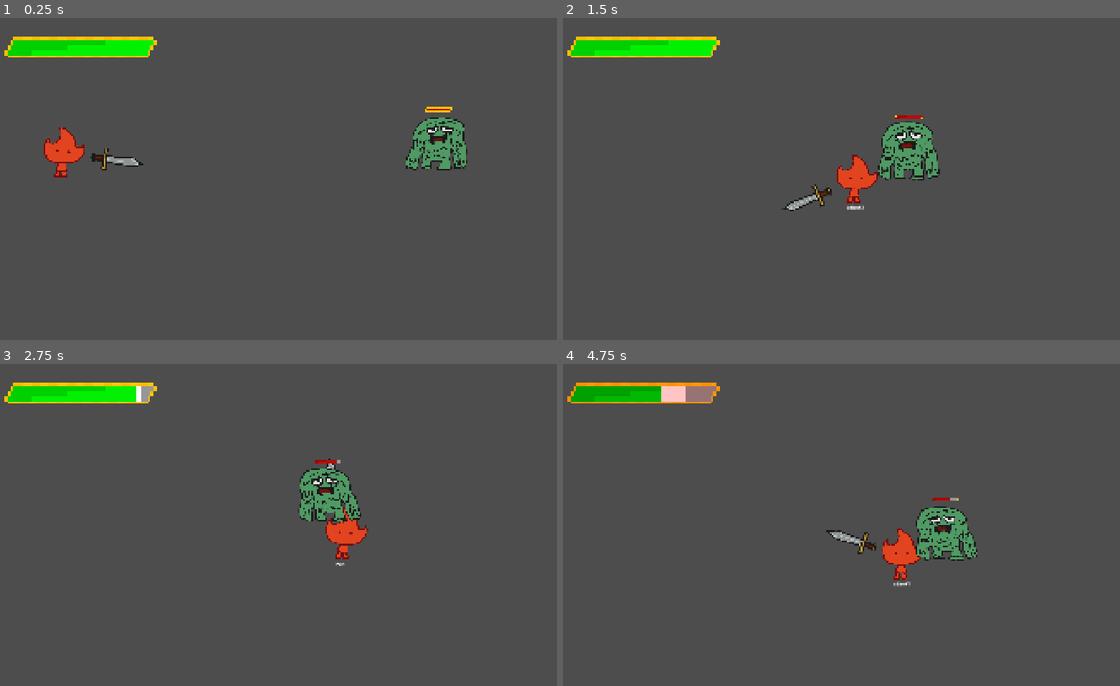
Above: before the commit, frames 1-4 (two rows, left to right).
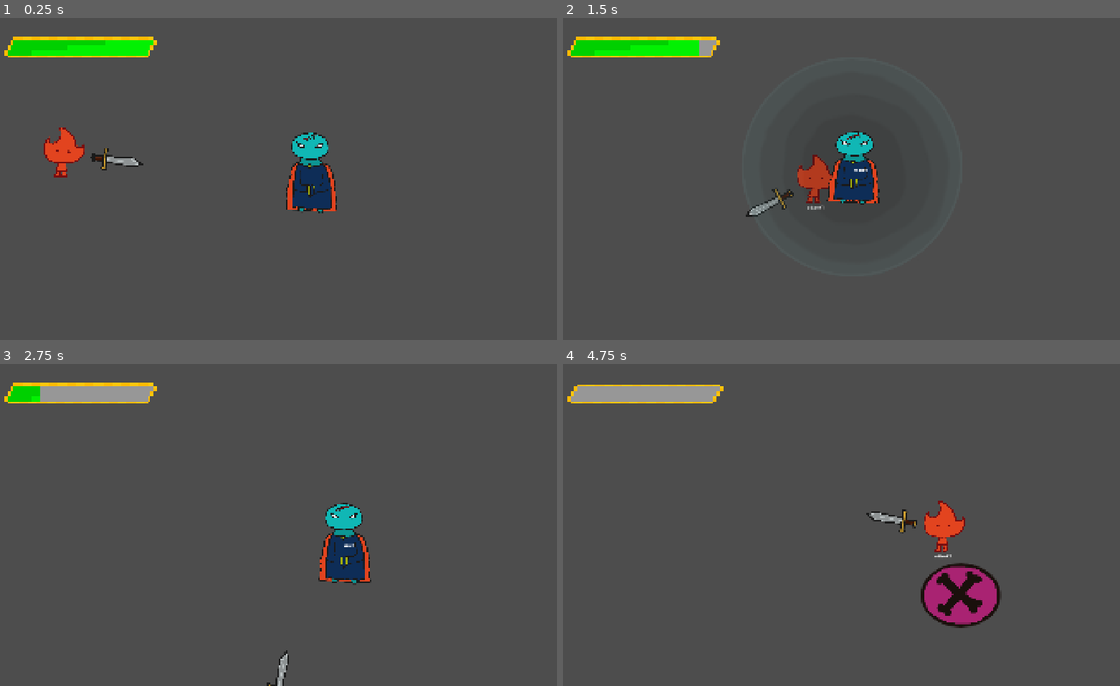
Above: after the commit, the same moments.

Repository: BendenizMustafaCengiz/Brackeys-Jam-2026.1
Game: Godot game, scene res://Scenes/mustafa_deneme.tscn
Same seed, same stepped clock (60 frames per second), same inputs: the game is played once before the commit and once after it. The project has no main scene, so this scene is started directly.
Inputs (mouse positions are in pixels of both pictures, inside the frame that each line leads up to):
- Up to frame 1 (0.25 s): no input
- Up to frame 2 (1.5 s): move the mouse to (958, 162) at 0.52 s; hold Right (right) 0.53-1.28 s; tap Shift (dash) at 0.6 s; move the mouse to (718, 195) at 1.27 s; hold S (down) from 1.28 s (still down); click (718, 195) at 1.35 s
- Up to frame 3 (2.75 s): move the mouse to (328, 454) at 2.02 s; release S (down) at 2.03 s; hold Right (right) from 2.03 s (still down); tap Shift (dash) at 2.1 s
- Up to frame 4 (4.75 s): move the mouse to (802, 589) at 2.77 s; release Right (right) at 2.78 s; hold W (up) 2.78-3.53 s; click (802, 589) at 2.85 s; move the mouse to (1003, 573) at 3.52 s; hold Left (left) from 3.53 s (still down); tap Shift (dash) at 3.6 s; move the mouse to (663, 476) at 4.27 s; click (663, 476) at 4.35 s

The runs differ from the first frame. In frame 1, 3.2% of the frame differs, in the area x 51-84%, y 27-61%; in frame 2, 4.3%; in frame 3, 4.2%; in frame 4, 6.6%, in the area x 0-79%, y 5-82%.

Commit message:
final tweaks to the boss

Diff:
--- a/Scenes/boss.tscn
+++ b/Scenes/boss.tscn
@@ -11,6 +11,7 @@
 [ext_resource type="Script" uid="uid://bg238evahr246" path="res://Scripts/States/boss_states/boss_ranged_2.gd" id="7_odcco"]
 [ext_resource type="Script" uid="uid://c0uh27ypu4lfc" path="res://Scripts/States/boss_states/retreat.gd" id="7_qtle2"]
 [ext_resource type="Script" uid="uid://bv76smgnrh1yl" path="res://Scripts/States/boss_states/boss_summon.gd" id="10_q76ad"]
+[ext_resource type="PackedScene" uid="uid://dip7l8ntmfd5f" path="res://Scenes/attack_area.tscn" id="12_lel8w"]
 
 [sub_resource type="RectangleShape2D" id="RectangleShape2D_ukjjc"]
 size = Vector2(149, 263)
@@ -156,7 +157,7 @@
 
 [sub_resource type="Animation" id="Animation_nuv35"]
 resource_name = "melee"
-length = 0.53333336
+length = 1.2
 tracks/0/type = "value"
 tracks/0/imported = false
 tracks/0/enabled = true
@@ -164,7 +165,7 @@
 tracks/0/interp = 1
 tracks/0/loop_wrap = true
 tracks/0/keys = {
-"times": PackedFloat32Array(0, 0.16666667, 0.5, 0.53333336),
+"times": PackedFloat32Array(0, 0.46666667, 0.96666664, 1.2),
 "transitions": PackedFloat32Array(1, 8.57417, 0.45062527, 1),
 "update": 0,
 "values": [Vector2(0.6, 0.6), Vector2(0.6, 0.54), Vector2(0.7, 0.75), Vector2(0.6, 0.6)]
@@ -176,7 +177,7 @@
 tracks/1/interp = 1
 tracks/1/loop_wrap = true
 tracks/1/keys = {
-"times": PackedFloat32Array(0, 0.033333335, 0.13333334, 0.16666667),
+"times": PackedFloat32Array(0, 0.1, 0.36666667, 0.46666667),
 "transitions": PackedFloat32Array(1, 1, 1, 1),
 "update": 0,
 "values": [0.0, -0.08726646, 0.08726646, 0.0]
@@ -188,7 +189,7 @@
 tracks/2/interp = 1
 tracks/2/loop_wrap = true
 tracks/2/keys = {
-"times": PackedFloat32Array(0, 0.53333336),
+"times": PackedFloat32Array(0, 1.2),
 "transitions": PackedFloat32Array(1, 1),
 "update": 1,
 "values": [true, false]
@@ -200,7 +201,7 @@
 tracks/3/interp = 1
 tracks/3/loop_wrap = true
 tracks/3/keys = {
-"times": PackedFloat32Array(0, 0.16666667, 0.5, 0.53333336),
+"times": PackedFloat32Array(0, 0.36666667, 0.96666664, 1.2),
 "transitions": PackedFloat32Array(1, 1.035265, 1, 1),
 "update": 0,
 "values": [Color(1, 1, 1, 0), Color(1, 1, 1, 0), Color(0.2, 1, 1, 0.6627451), Color(1, 1, 1, 0.19607843)]
@@ -340,9 +341,13 @@
 [sub_resource type="CircleShape2D" id="CircleShape2D_42olf"]
 radius = 363.03442
 
-[node name="Boss" type="CharacterBody2D" unique_id=686628583]
+[sub_resource type="RectangleShape2D" id="RectangleShape2D_6xjeg"]
+size = Vector2(176, 284)
+
+[node name="Boss" type="CharacterBody2D" unique_id=686628583 node_paths=PackedStringArray("attack_area")]
 motion_mode = 1
 script = ExtResource("1_wwfse")
+attack_area = NodePath("AttackArea")
 
 [node name="AttackAreaSprite" type="Sprite2D" parent="." unique_id=366584904]
 visible = false
@@ -396,8 +401,9 @@
 boss = NodePath("../..")
 animation_player = NodePath("../../AnimationPlayer")
 
-[node name="summon" type="Node" parent="StateMachine" unique_id=930861150 node_paths=PackedStringArray("boss", "animation_player")]
+[node name="summon" type="Node" parent="StateMachine" unique_id=930861150 node_paths=PackedStringArray("summoned_enemies", "boss", "animation_player")]
 script = ExtResource("10_q76ad")
+summoned_enemies = NodePath("../../SummonedEnemies")
 boss = NodePath("../..")
 animation_player = NodePath("../../AnimationPlayer")
 
@@ -421,6 +427,14 @@
 
 [node name="CollisionShape2D" type="CollisionShape2D" parent="melee_attack_area" unique_id=1204267160]
 shape = SubResource("CircleShape2D_42olf")
+
+[node name="SummonedEnemies" type="Node2D" parent="." unique_id=1354240378]
+top_level = true
+
+[node name="AttackArea" parent="." unique_id=150417490 instance=ExtResource("12_lel8w")]
+
+[node name="CollisionShape2D" type="CollisionShape2D" parent="AttackArea" unique_id=348421648]
+shape = SubResource("RectangleShape2D_6xjeg")
 
 [connection signal="timeout" from="WaitTimer" to="StateMachine/wait" method="_on_wait_timer_timeout"]
 [connection signal="timeout" from="FollowTimer" to="StateMachine/follow" method="_on_follow_timer_timeout"]
--- a/Scenes/mustafa_deneme.tscn
+++ b/Scenes/mustafa_deneme.tscn
@@ -1,12 +1,12 @@
 [gd_scene format=3 uid="uid://bof5rxdy2vbd8"]
 
 [ext_resource type="PackedScene" uid="uid://c8eh4pqxs4pdn" path="res://Scenes/player.tscn" id="1_8wtqn"]
-[ext_resource type="PackedScene" path="res://Scenes/enemy_2.tscn" id="2_8wtqn"]
+[ext_resource type="PackedScene" uid="uid://60wk858pninw" path="res://Scenes/boss.tscn" id="2_8wtqn"]
 
 [node name="mustafa_deneme" type="Node" unique_id=1994785618]
 
 [node name="Player" parent="." unique_id=946385579 instance=ExtResource("1_8wtqn")]
 position = Vector2(269, 457)
 
-[node name="Enemy2" parent="." unique_id=725837146 instance=ExtResource("2_8wtqn")]
-position = Vector2(1586, 427)
+[node name="Boss" parent="." unique_id=686628583 instance=ExtResource("2_8wtqn")]
+position = Vector2(1169, 522)
--- a/Scripts/States/boss_states/boss_follow.gd
+++ b/Scripts/States/boss_states/boss_follow.gd
@@ -10,7 +10,7 @@
 	if !player:
 		player = get_tree().get_first_node_in_group("player")
 	animation_player.play("move")
-	follow_timer.start(randf_range(2,4))
+	follow_timer.start(randf_range(2,3.5))
 
 
 func physics_update(delta : float) -> void:
@@ -29,7 +29,10 @@
 		random_change_state()
 
 func random_change_state():
-	if randf() > 0.5:
+	var random_num = randf()
+	if random_num > 0.33:
 		transitioned.emit(self,"ranged1")
+	elif random_num > 0.67:
+		transitioned.emit(self,"ranged2")
 	else:
-		transitioned.emit(self,"ranged2")
+		transitioned.emit(self, "summon")
--- a/Scripts/States/boss_states/boss_ranged_1.gd
+++ b/Scripts/States/boss_states/boss_ranged_1.gd
@@ -30,4 +30,4 @@
 	if rand_num< 0.75:
 		transitioned.emit(self,"follow")
 	else:
-		transitioned.emit(self,"follow")
+		transitioned.emit(self,"wait")
--- a/Scripts/States/boss_states/boss_ranged_2.gd
+++ b/Scripts/States/boss_states/boss_ranged_2.gd
@@ -36,4 +36,4 @@
 	if rand_num< 0.75:
 		transitioned.emit(self,"follow")
 	else:
-		transitioned.emit(self,"follow")
+		transitioned.emit(self,"wait")
--- a/Scripts/States/boss_states/boss_summon.gd
+++ b/Scripts/States/boss_states/boss_summon.gd
@@ -2,6 +2,20 @@
 class_name BossSummon
 
 
+@export var enemy1 : PackedScene = preload("res://Scenes/worm.tscn")
+@export var enemy2 : PackedScene = preload("res://Scenes/enemy_2.tscn")
+@export var enemy3 : PackedScene = preload("res://Scenes/eye_ball.tscn")
+@export var enemy4 : PackedScene = preload("res://Scenes/enemy_ranged.tscn")
+var available_enemies : Array = [enemy1, enemy2, enemy3, enemy4]
+var spawn_sign : PackedScene = preload("res://Scenes/Spawn_Sign.tscn")
+@export var summoned_enemies: Node2D
+
+var enemy_set_1: Array = [0,0,1,0,0]
+var enemy_set_2: Array = [1,1,1]
+var enemy_set_3: Array = [2,2]
+var enemy_set_4: Array = [2,3]
+var enemy_set_5: Array = [1,3,1]
+var enemy_set_6: Array = [1,2,1]
 @export var boss: CharacterBody2D
 @export var animation_player: AnimationPlayer
 var player: Player
@@ -11,7 +25,62 @@
 	if !player:
 		player = get_tree().get_first_node_in_group("player")
 	summon_enemies()
+	await  animation_player.animation_finished
+	random_change_state()
 
+func random_change_state() -> void:
+	var random_num = randf()
+	if random_num < 0.40:
+		transitioned.emit(self,"wait")
+	elif random_num < 0.85:
+		transitioned.emit(self, "follow")
+	else:
+		transitioned.emit(self, "retreat")
 
 func summon_enemies():
-	pass
+	var spawn_dir: Vector2 = get_spawn_dir()
+	var dist_to_boss : int = 300
+
+	var random_num: float = randf()
+	var enemy_set: Array
+	if random_num < 1.0/6.0:
+		enemy_set = enemy_set_1
+	elif random_num <2.0/6.0:
+		enemy_set = enemy_set_2
+	elif random_num < 3.0/6.0:
+		enemy_set = enemy_set_3
+	elif random_num <4.0/6.0:
+		enemy_set = enemy_set_4
+	elif random_num < 5.0/6.0:
+		enemy_set = enemy_set_5
+	else:
+		enemy_set = enemy_set_6
+
+	for i in enemy_set:
+		var new_enemy = available_enemies[i].instantiate()
+		var new_sign = spawn_sign.instantiate()
+		var spawn_pos_rot = randf_range(-PI/4,PI/4)
+		var spawn_pos: Vector2 = boss.global_position + dist_to_boss*spawn_dir.rotated(spawn_pos_rot)
+
+		new_sign.global_position = spawn_pos
+		new_enemy.global_position = spawn_pos
+
+		summoned_enemies.add_child(new_sign)
+		var tween : Tween = create_tween()
+		tween.tween_property(new_sign,"modulate", Color(1,1,1,0), 1.5)
+		await tween.finished
+		tween.kill()
+		new_sign.queue_free()
+		summoned_enemies.add_child(new_enemy)
+
+func get_spawn_dir()-> Vector2:
+	var dir: Vector2 = Vector2.ZERO
+	if boss.global_position.x > 0:
+		dir.x = -1
+	else:
+		dir.x = 1
+	if boss.global_position.y > 0:
+		dir.y = -1
+	else:
+		dir.y = 1
+	return dir.normalized()
--- a/Scripts/boss.gd
+++ b/Scripts/boss.gd
@@ -1,18 +1,20 @@
-extends Enemy
+extends CharacterBody2D
 
+var health: int = 1000
+var speed: int = 300
+var damage: int = 50
 const melee_range = 275
-const min_wait_range = 250
+const min_wait_range = 240
 const safe_range = 500
 var is_player_in_melee_range :bool = false
 var player : Player
+@export var attack_area: Area2D
 
 func _ready() -> void:
-	inint_stats(Save.rooms_cleared)
+	attack_area.damage = 20 #rastgele verdim normalden fazla olsun diye sen kafana göre değiştir
 
 
-func inint_stats(_room_no: int):
-	speed = 300
-	damage = 100
+
 
 
 func _physics_process(_delta: float) -> void:
@@ -36,3 +38,15 @@
 func _on_melee_attack_area_body_exited(body: Node2D) -> void:
 	if body is Player:
 		is_player_in_melee_range = false
+
+func hurt(amount : int, _kb_dir: Vector2, _kb: float):
+	health = health - amount
+
+	if health <= 0:
+		die()
+
+func check_last_enemy():
+	pass
+
+func die():
+	queue_free()
